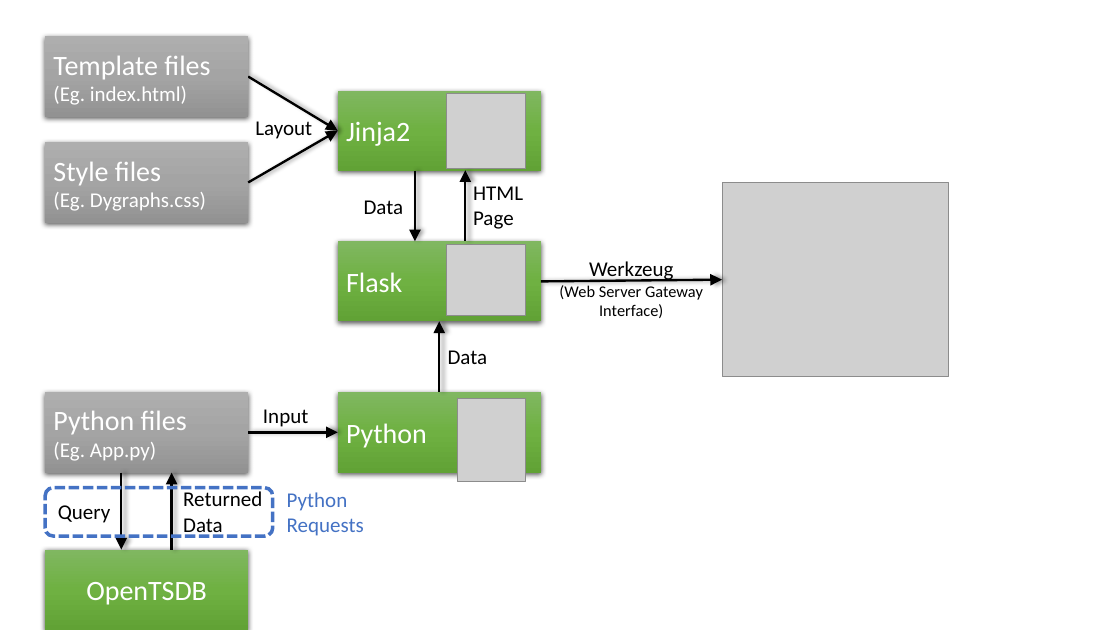
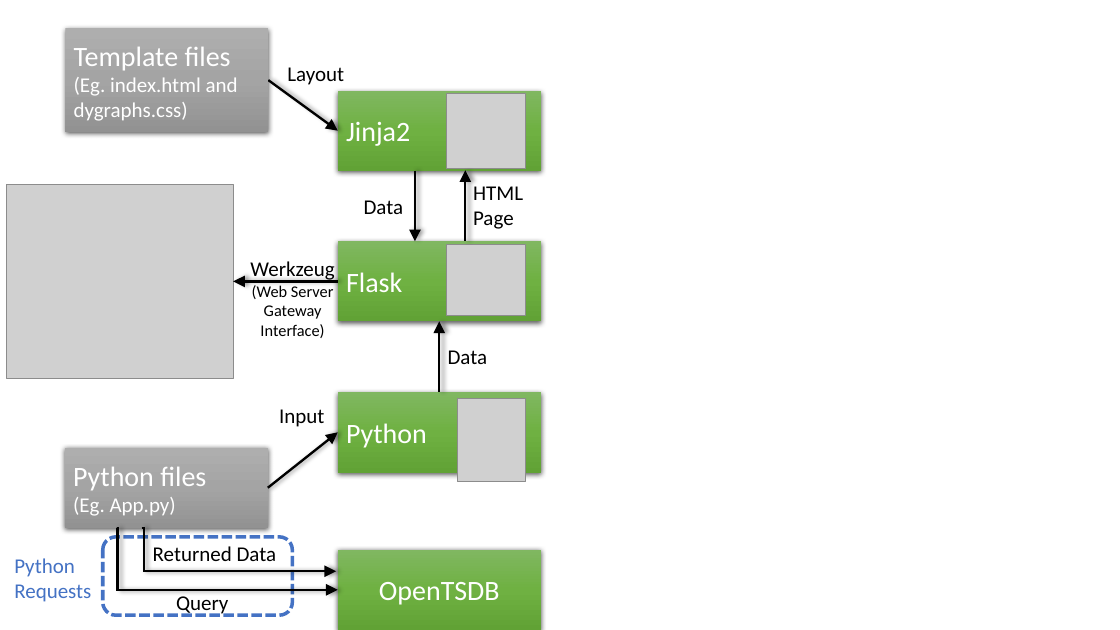
Before and after one commit to tintin305/Energy-Visualization-and-Analytics, a slide deck: slide 1 of Administration Documents/Poster Template/Feathergraphics/PowerPoint Diagrams/FlaskDiagram.pptx. Drawn at 1120x630 pixels with LibreOffice and Linux fonts; fonts in the diff are those of the drawing; grey boxes stand for pictures. Boxes give left, top, right and bottom in pixels: in the first picture for what was removed or moved away, otherwise in the second. Text is boxed around its words. In the diff, an @@ line names an element or a change of style, - is before the commit and + after.

Commit message:
Finished poster for printing

```diff
--- a/Administration Documents/Poster Template/Feathergraphics/PowerPoint Diagrams/FlaskDiagram.pptx
+++ b/Administration Documents/Poster Template/Feathergraphics/PowerPoint Diagrams/FlaskDiagram.pptx
@@ rectangle "Template files": place and size @@
-rectangle "Template files" at [45,36,249,117]
+rectangle "Template files" at [66,29,269,133]
@@ text "Layout": place and size @@
-text "Layout" at [255,121,312,139]
+text "Layout" at [287,67,344,85]
@@ text in rectangle at [74,77,238,121]: text changed @@
-(Eg. index.html)
+(Eg. index.html and dygraphs.css)
@@ arrow moved from (249, 76) - (338, 131) to (268, 80) - (338, 131) @@
@@ rectangle removed at [45,142,249,223] @@
-Style files
-(Eg. Dygraphs.css)
@@ arrow removed from (249, 182) to (338, 131) @@
@@ picture: place and size @@
-picture at [723,182,949,376]
+picture at [7,184,234,378]
@@ text "Werkzeug" rewrapped from [559,261,703,318] to [250,261,334,338] @@
@@ arrow moved from (541, 281) - (723, 280) to (338, 281) - (234, 281) @@
@@ text "Input": place and size @@
-text "Input" at [263,409,308,427]
+text "Input" at [279,409,324,427]
@@ rectangle "Python files": place and size @@
-rectangle "Python files" at [45,392,249,473]
+rectangle "Python files" at [65,448,268,528]
@@ arrow moved from (249, 433) - (338, 433) to (268, 488) - (338, 433) @@
@@ arrow removed from (121, 473) to (121, 549) @@
@@ arrow removed from (171, 549) to (171, 473) @@
@@ rounded rectangle: place and size @@
-rounded rectangle at [45,488,273,537]
+rounded rectangle at [103,537,292,615]
@@ elbow arrow added from (117, 528) to (338, 590), #000000 2 pt @@
@@ elbow arrow added from (142, 528) to (336, 571), #000000 2 pt @@
@@ text "Returned Data" rewrapped from [183,489,262,538] to [153,546,277,561] @@
@@ text "Python Requests": place and size @@
-text "Python Requests" at [287,492,364,536]
+text "Python Requests" at [14,558,91,602]
@@ rectangle "OpenTSDB": place and size @@
-rectangle "OpenTSDB" at [45,549,249,630]
+rectangle "OpenTSDB" at [338,549,541,630]
@@ text "Query": place and size @@
-text "Query" at [58,505,110,523]
+text "Query" at [176,596,228,616]
```
Also in this commit, not shown: 4 other files.
